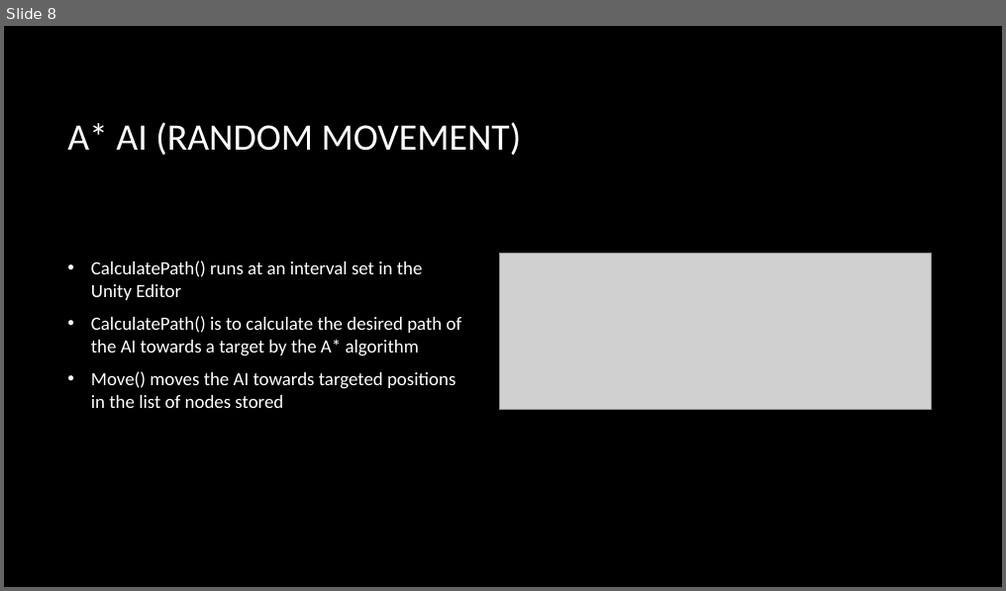
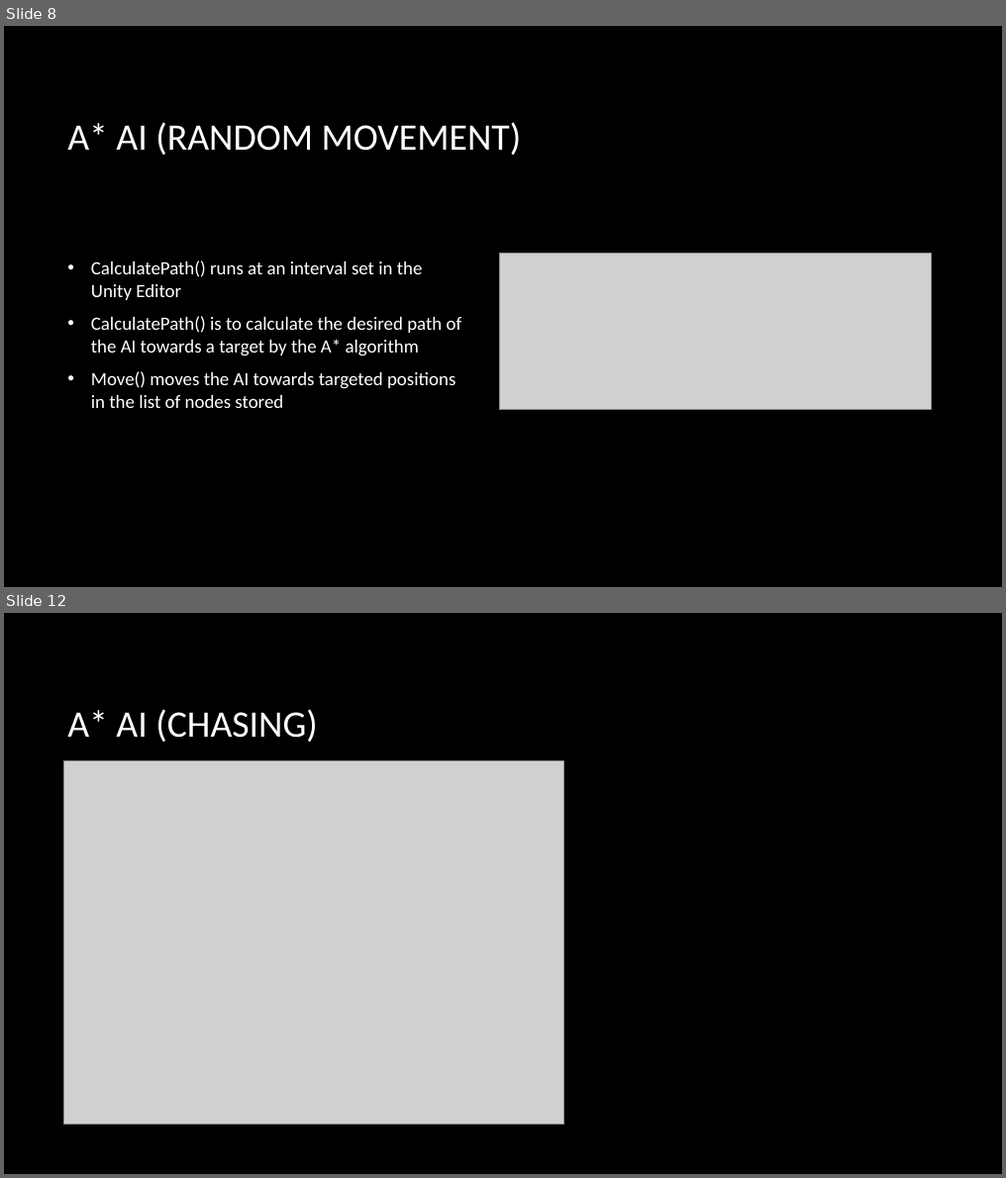
Before and after one commit to Lexzt/finlandai, a slide deck: Documentations/Pacman Revised.pptx. Shown one above the other, each under a label of ours: slide 8 before the commit, slides 8 and 12 after it; the slides between them are not shown. The pictures are 1006x591 and 1006x1178 pixels, drawn with LibreOffice and Linux fonts; fonts in the diff are those of the drawing; grey boxes stand for pictures; background and template pictures are left out. Boxes give left, top, right and bottom in pixels: in the first picture for what was removed or moved away, otherwise in the second. Text is boxed around its words. In the diff, an @@ line names an element or a change of style, - is before the commit and + after.

```diff
--- a/Documentations/Pacman Revised.pptx
+++ b/Documentations/Pacman Revised.pptx
@@ slide 12 added at <box>4,613,1002,1174</box>, background picture (left out) @@
@@ title added at <box>67,709,317,742</box>, 36 pt, text #FFFFFF @@
+A* AI (CHASING)
@@ picture added at <box>63,761,564,1124</box> @@
```
Also in this commit, not shown: 3 slides changed, 3 other slides added, 1 other file.
